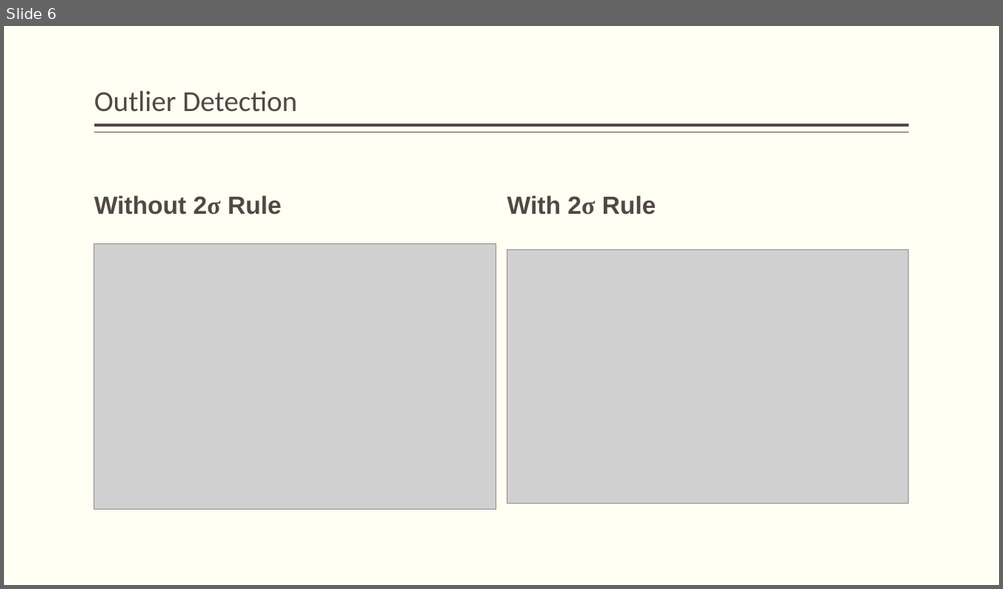
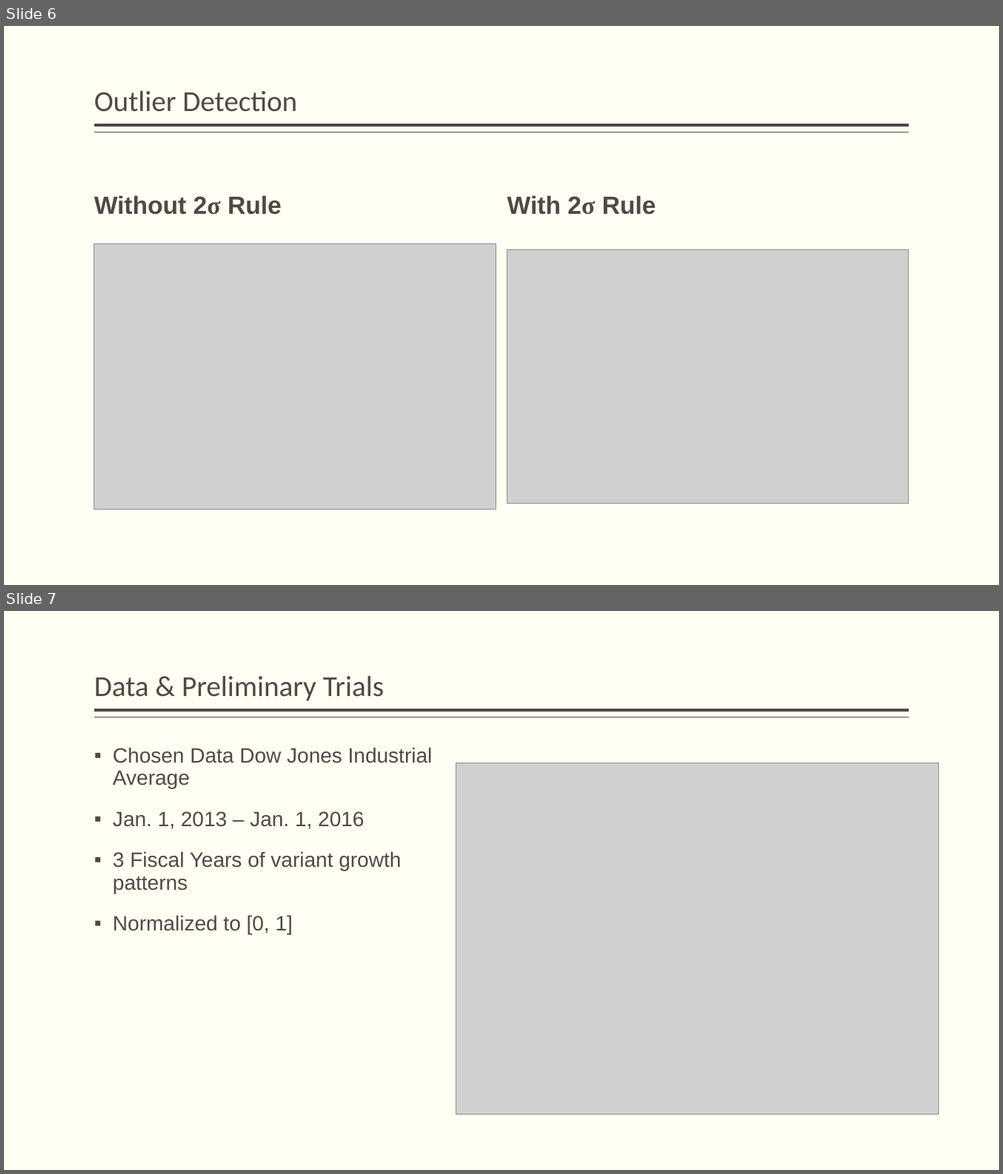
Before and after one commit to JamesEarle/GPP, a slide deck: GPP_Defense.pptx. Shown one above the other, each under a label of ours: slide 6 before the commit, slides 6 and 7 after it. The pictures are 1003x589 and 1003x1174 pixels, drawn with LibreOffice and Linux fonts; fonts in the diff are those of the drawing; grey boxes stand for pictures. Boxes give left, top, right and bottom in pixels: in the first picture for what was removed or moved away, otherwise in the second. Text is boxed around its words. In the diff, an @@ line names an element or a change of style, - is before the commit and + after.

Commit message:
added exp1 images to powerpoint, as well as formatting beginnings for the references slide.

```diff
--- a/GPP_Defense.pptx
+++ b/GPP_Defense.pptx
@@ slide 7 added at (4, 611, 999, 1170), background #FFFFF3; not listed: 2 template elements that a slide beside it also shows @@
@@ title added at (94, 675, 384, 701), 28 pt, text #514843 @@
+Data & Preliminary Trials
@@ text added at (113, 747, 432, 934), 20 pt, text #514843 @@
+▪ Chosen Data Dow Jones Industrial Average
+▪ Jan. 1, 2013 – Jan. 1, 2016
+▪ 3 Fiscal Years of variant growth patterns
+▪ Normalized to [0, 1]
@@ picture added at (456, 763, 938, 1115) @@
```
Also in this commit, not shown: 2 slides changed, 5 other slides added, 7 slides removed, 4 other files.
